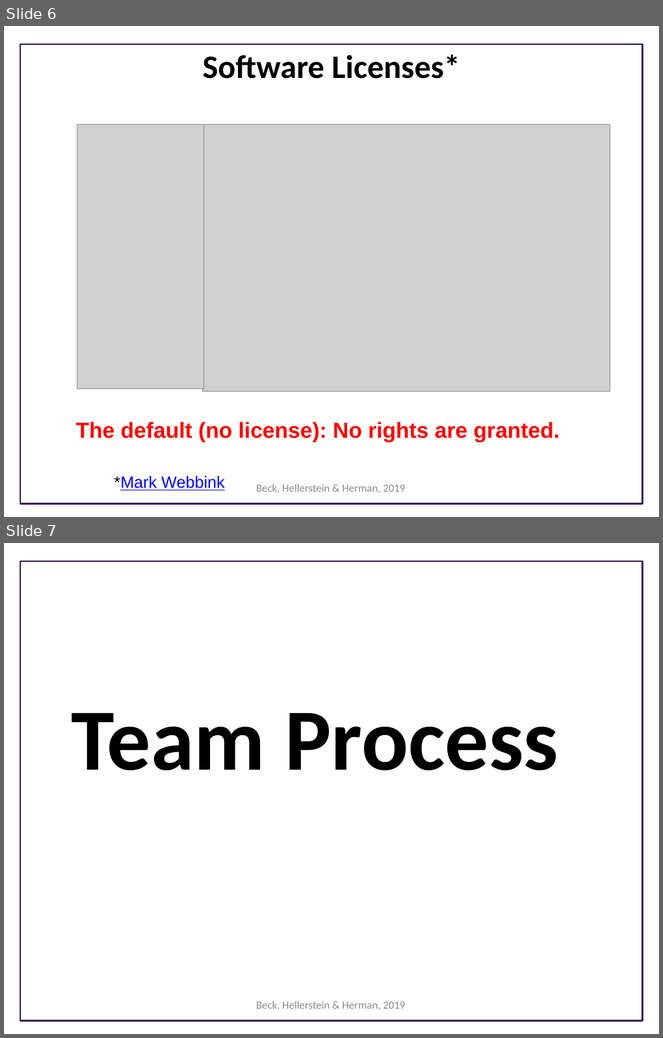
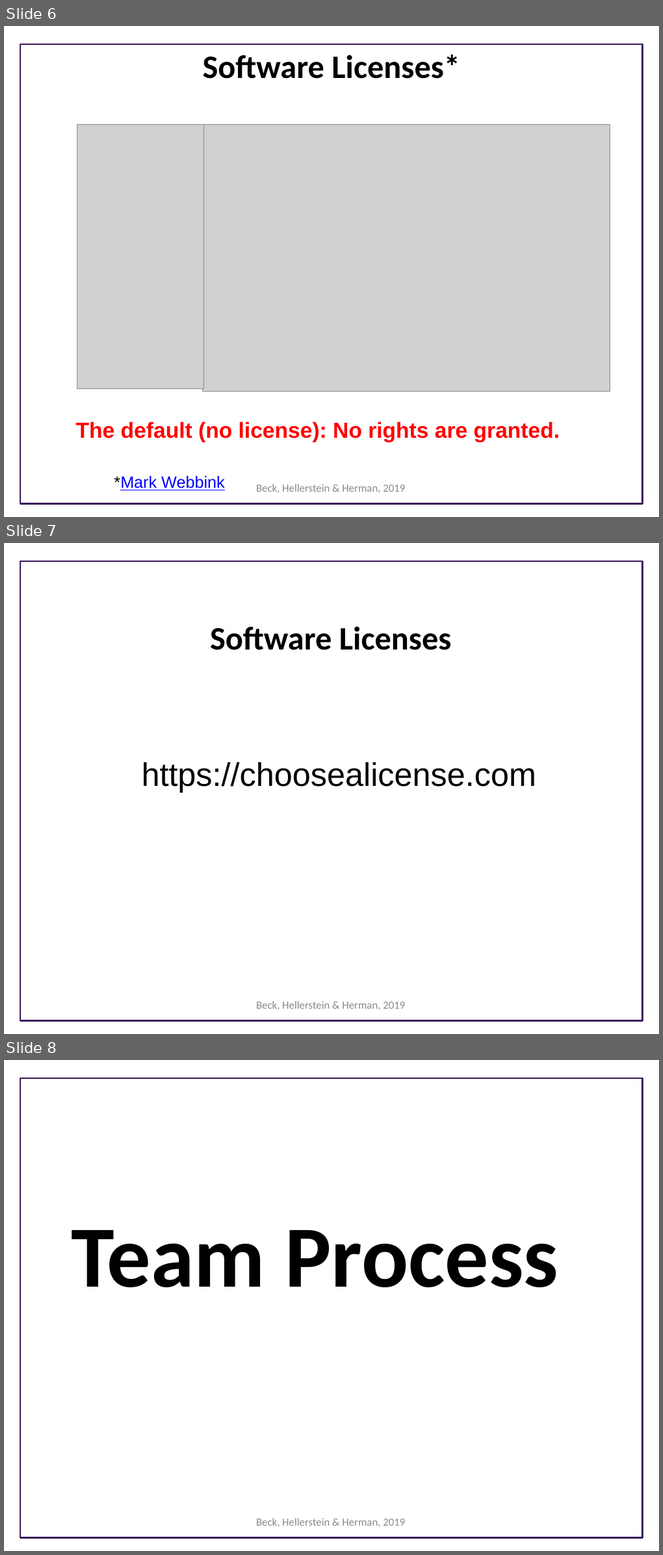
Before and after one commit to UWSEDS/LectureNotes, a slide deck: 03_Programming_Style/03-Working-in-Teams.pptx. Shown one above the other, each under a label of ours: slides 6 and 7 before the commit, slides 6, 7 and 8 after it. The pictures are 663x1038 and 663x1555 pixels, drawn with LibreOffice and Linux fonts; fonts in the diff are those of the drawing; grey boxes stand for pictures; background and template pictures are left out. Boxes give left, top, right and bottom in pixels: in the first picture for what was removed or moved away, otherwise in the second. Text is boxed around its words. In the diff, an @@ line names an element or a change of style, - is before the commit and + after.

Commit message:
added more links and resources

```diff
--- a/03_Programming_Style/03-Working-in-Teams.pptx
+++ b/03_Programming_Style/03-Working-in-Teams.pptx
@@ slide 7 added at (4,543,659,1034), background #FFFFFF; not listed: 1 template element that a slide beside it also shows @@
@@ title added at (210,626,452,650), 36 pt, text #000000, bold @@
+Software Licenses
@@ text added at (142,762,537,793), 36 pt, text #000000 @@
+https://choosealicense.com
@@ text added at (256,1001,405,1010), 12 pt, text #898989 @@
+Beck, Hellerstein & Herman, 2019
@@ what was slide 7 is now slide 8 @@
```
